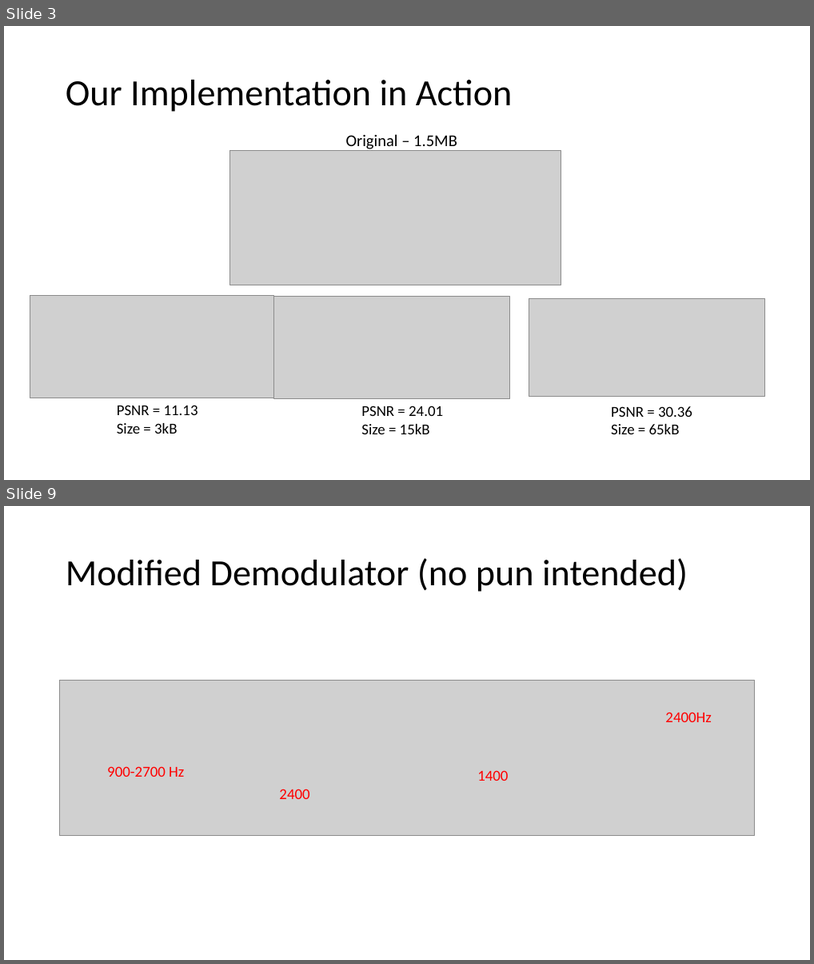
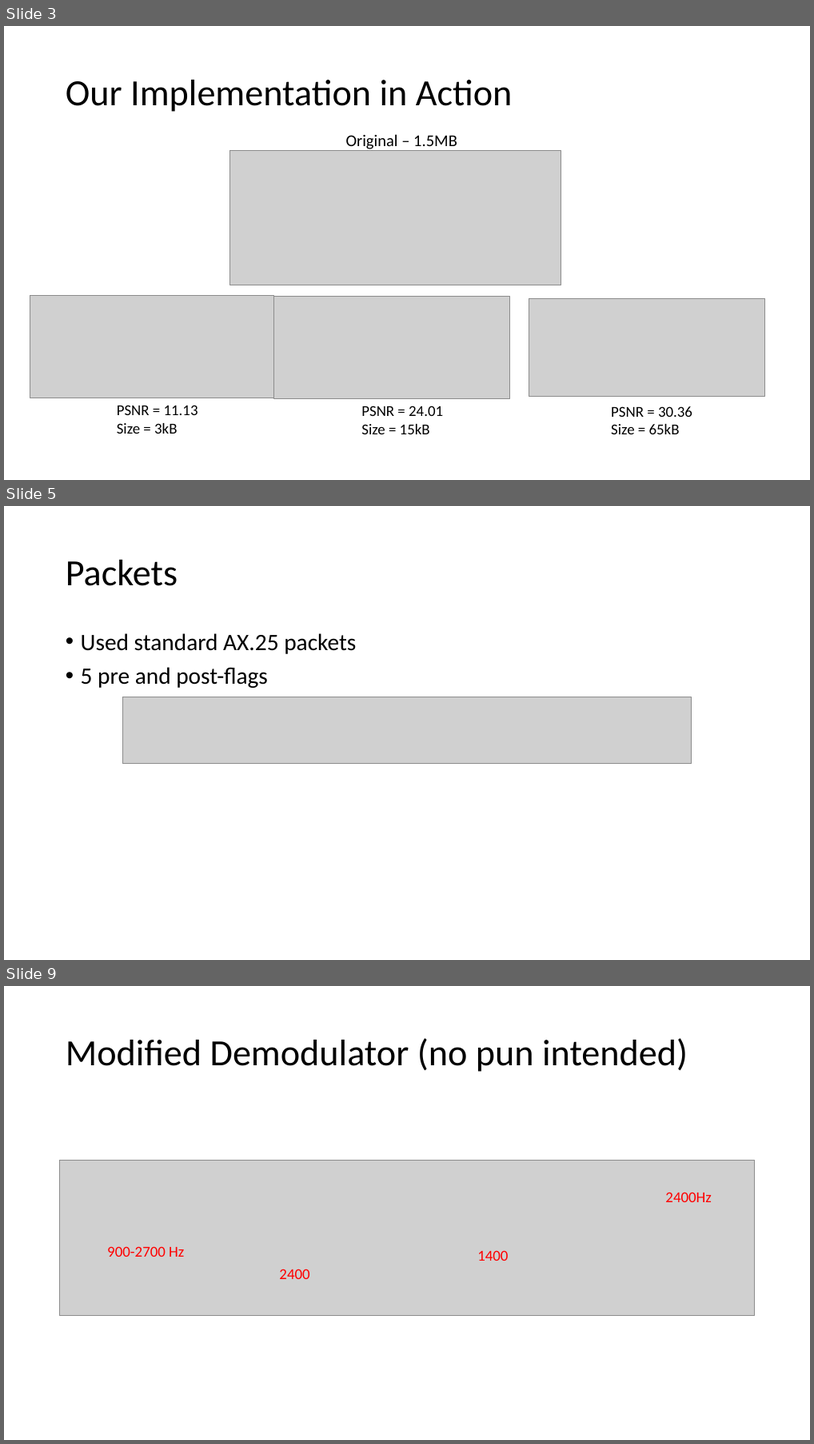
Before and after one commit to levtauz/Image_Project, a slide deck: docs/presentation.pptx. Shown one above the other, each under a label of ours: slides 3 and 9 before the commit, slides 3, 5 and 9 after it; the slides between them are not shown. The pictures are 814x964 and 814x1444 pixels, drawn with LibreOffice and Linux fonts; fonts in the diff are those of the drawing; grey boxes stand for pictures. Boxes give left, top, right and bottom in pixels: in the first picture for what was removed or moved away, otherwise in the second. Text is boxed around its words. In the diff, an @@ line names an element or a change of style, - is before the commit and + after.

```diff
--- a/docs/presentation.pptx
+++ b/docs/presentation.pptx
@@ slide 5 added at <box>4,506,810,960</box>, background #FFFFFF @@
@@ title added at <box>66,560,178,586</box>, 44 pt, text #000000 @@
+Packets
@@ text added at <box>81,633,356,688</box>, 28 pt, text #000000 @@
+• Used standard AX.25 packets
+• 5 pre and post-flags
@@ picture added at <box>122,697,693,764</box> @@
```
Also in this commit, not shown: 3 slides changed, 1 other slide added, 2 slides removed, 11 other files.
